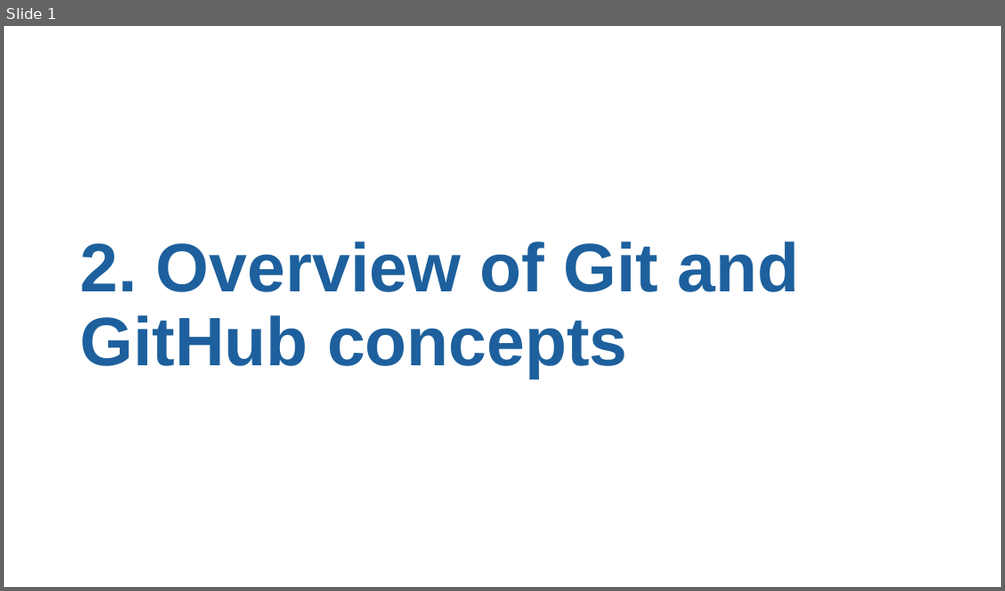
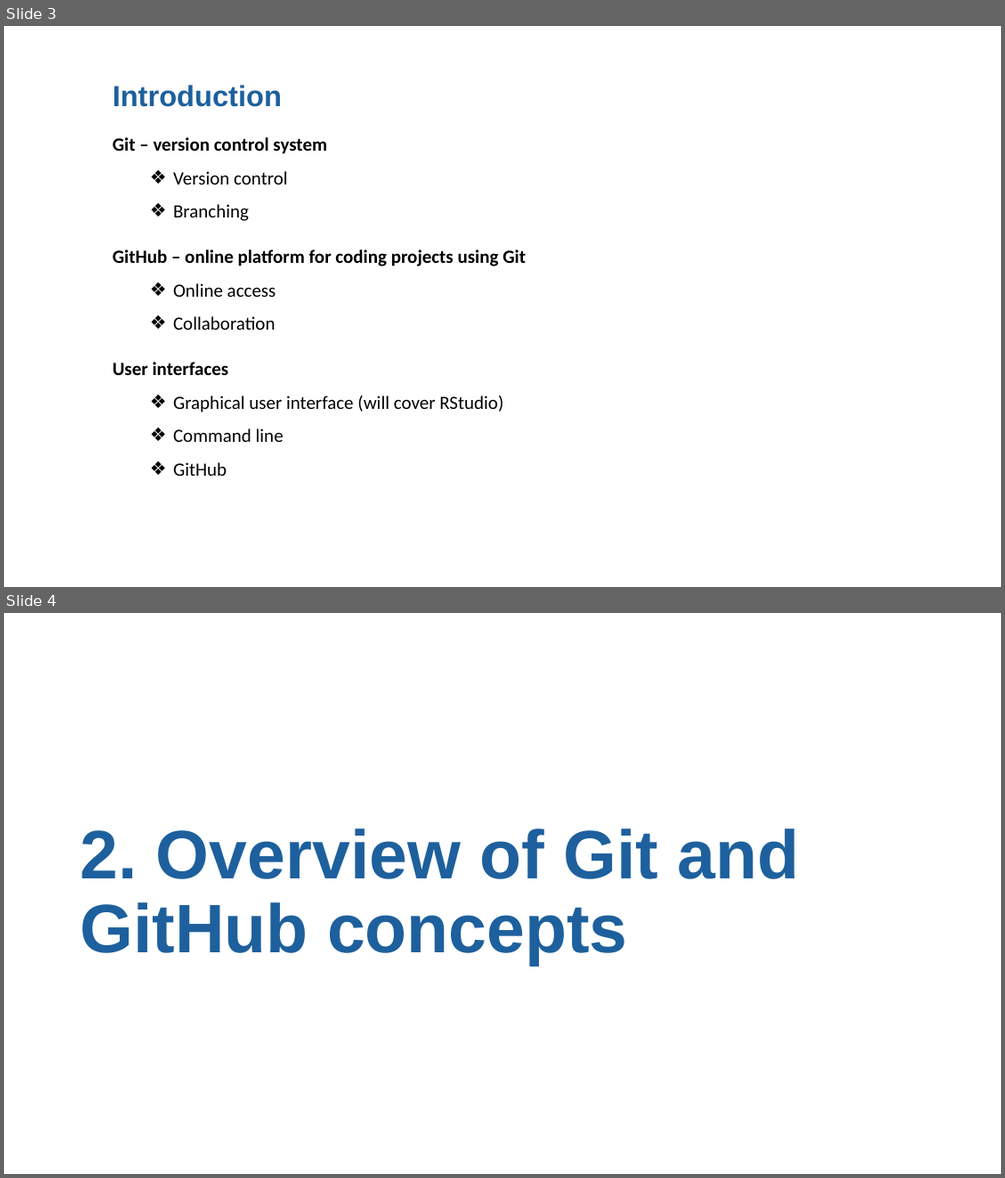
Before and after one commit to moj-analytical-services/intro_to_github_training, a slide deck: GitGitHub slides.pptx. Shown one above the other, each under a label of ours: slide 1 before the commit, slides 3 and 4 after it. The pictures are 1005x591 and 1005x1178 pixels, drawn with LibreOffice and Linux fonts; fonts in the diff are those of the drawing. Boxes give left, top, right and bottom in pixels: in the first picture for what was removed or moved away, otherwise in the second. Text is boxed around its words. In the diff, an @@ line names an element or a change of style, - is before the commit and + after.

```diff
--- a/GitGitHub slides.pptx
+++ b/GitGitHub slides.pptx
@@ slide 3 added at [4,26,1001,587], background #FFFFFF @@
@@ text added at [113,85,526,475], 18 pt, text #000000 @@
+Introduction
+Git – version control system
+  ❖ Version control
+  ❖ Branching
+GitHub – online platform for coding projects using Git
+  ❖ Online access
+  ❖ Collaboration
+User interfaces
+  ❖ Graphical user interface (will cover RStudio)
+  ❖ Command line
+  ❖ GitHub
@@ what was slide 1 is now slide 4 @@
```
Also in this commit, not shown: 5 slides changed, 3 other slides added.
